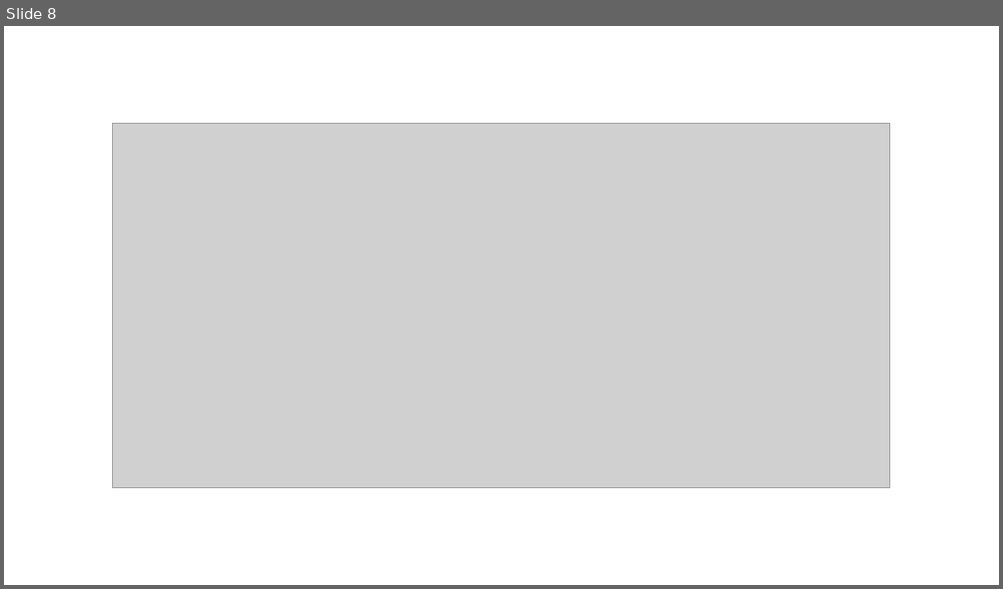
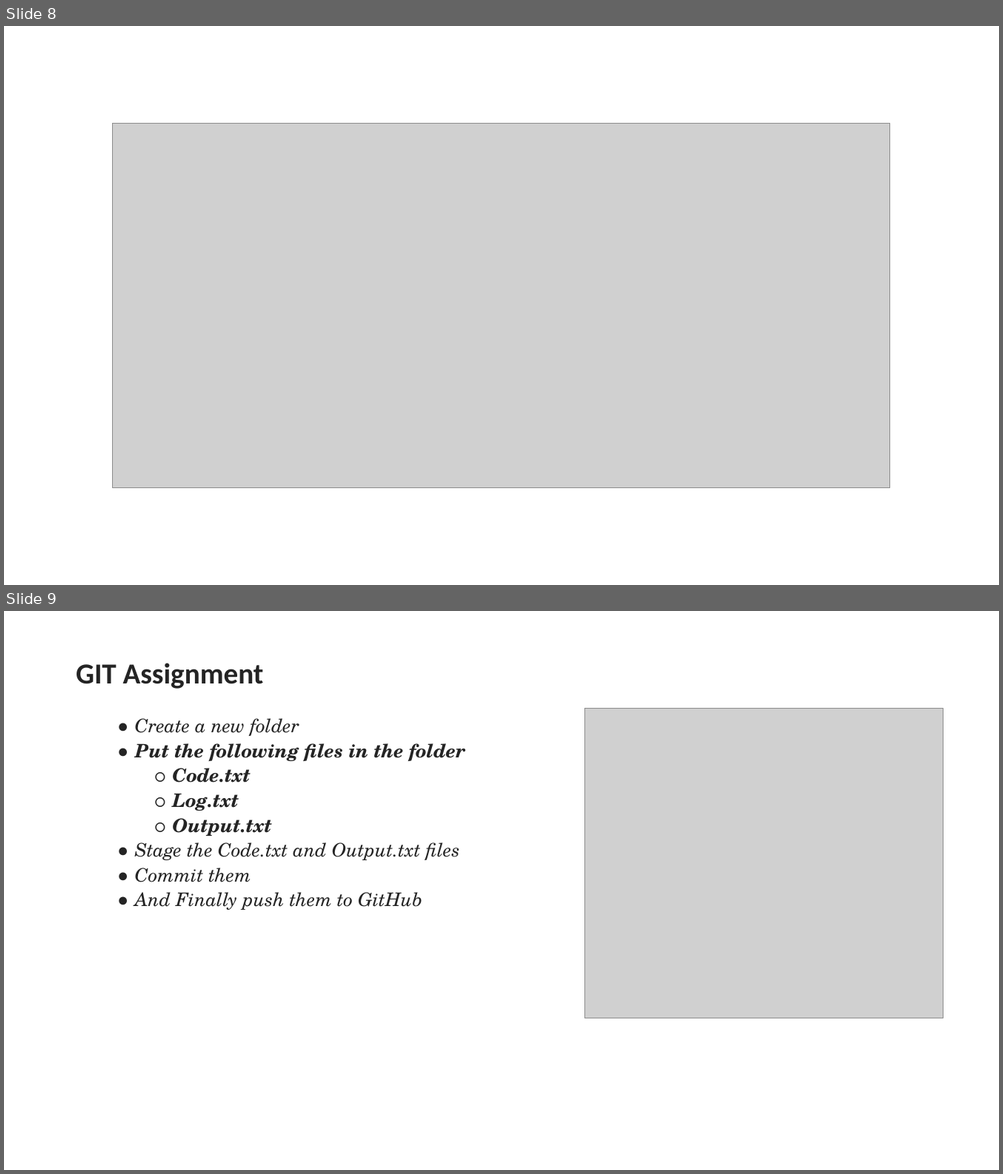
Before and after one commit to Abhay2712PowerBI/Git-Git-Hub-Learnings, a slide deck: Git & Git Hub.pptx. Shown one above the other, each under a label of ours: slide 8 before the commit, slides 8 and 9 after it. The pictures are 1003x589 and 1003x1174 pixels, drawn with LibreOffice and Linux fonts; fonts in the diff are those of the drawing; grey boxes stand for pictures. Boxes give left, top, right and bottom in pixels: in the first picture for what was removed or moved away, otherwise in the second. Text is boxed around its words. In the diff, an @@ line names an element or a change of style, - is before the commit and + after.

```diff
--- a/Git & Git Hub.pptx
+++ b/Git & Git Hub.pptx
@@ slide 9 added at [4, 611, 999, 1170], background #FFFFFF @@
@@ text added at [76, 663, 264, 689], 28 pt, text #242424, bold @@
+GIT Assignment
@@ text added at [135, 718, 465, 910], 18 pt, text #242424, italic @@
+● Create a new folder
+● Put the following files in the folder
+  ○ Code.txt
+  ○ Log.txt
+  ○ Output.txt
+● Stage the Code.txt and Output.txt files
+● Commit them
+● And Finally push them to GitHub
@@ picture added at [584, 708, 942, 1019] @@
```
Also in this commit, not shown: 1 other file.
